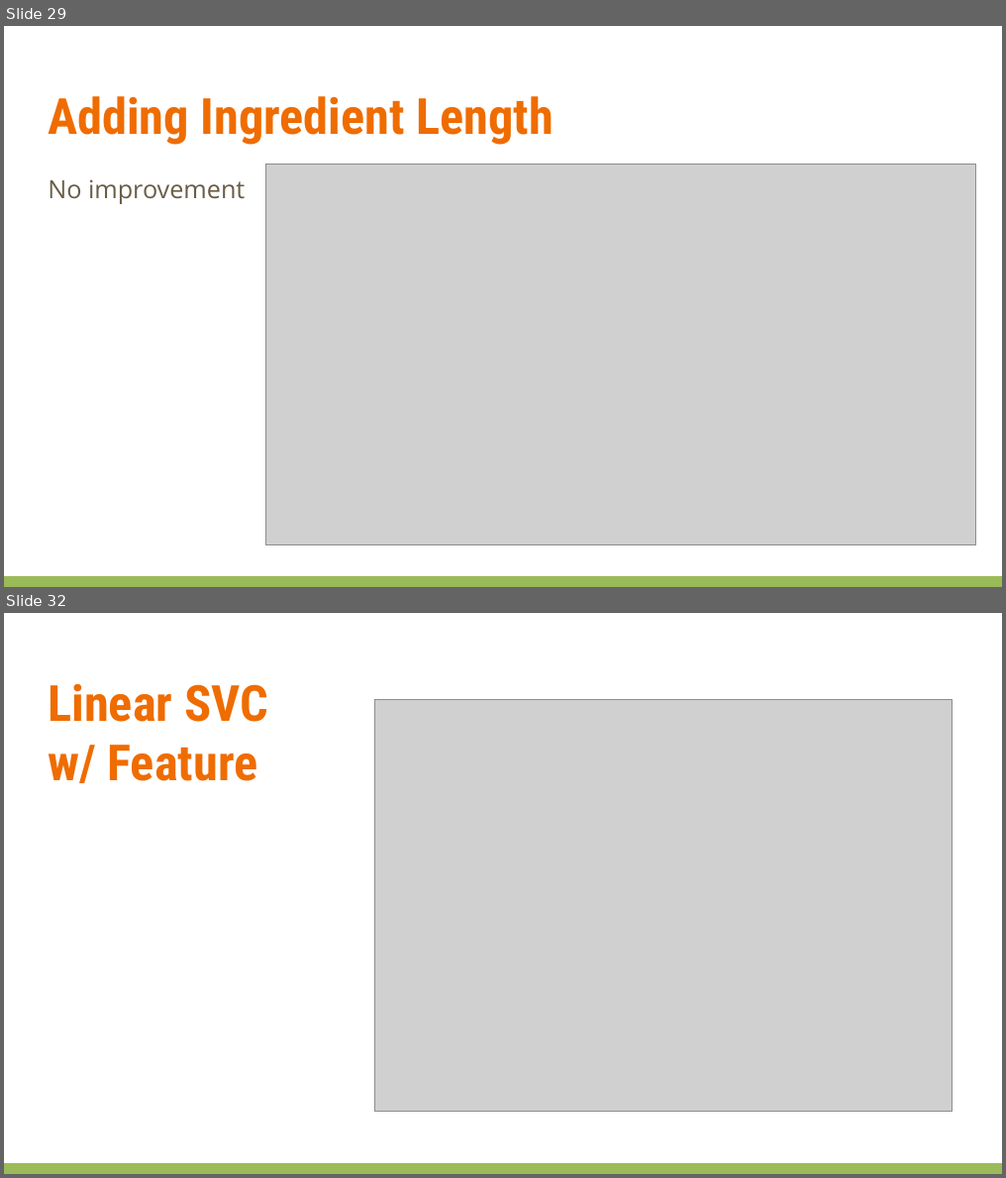
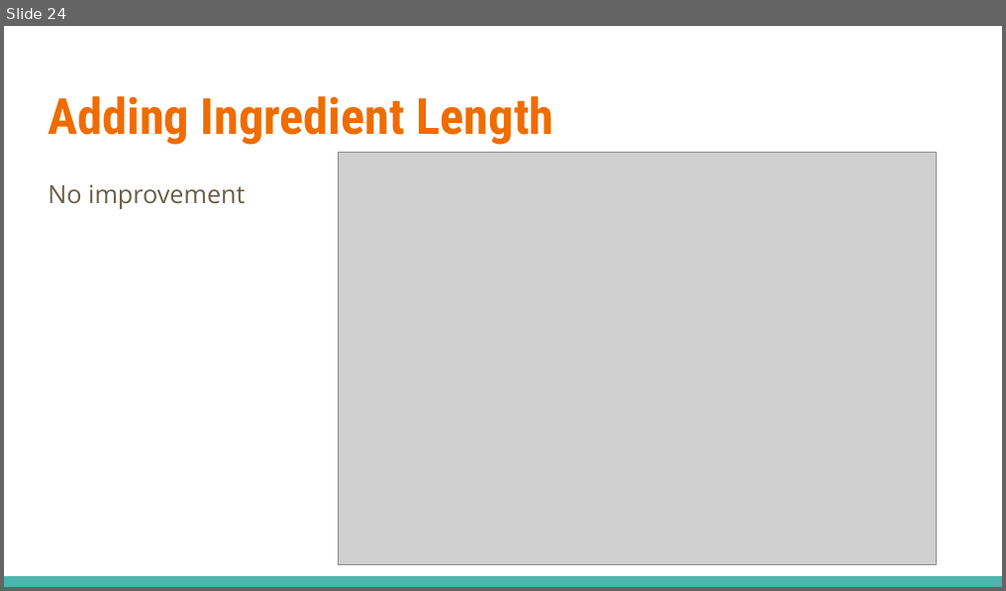
Before and after one commit to bluegrapes/DAT8Coursework, a slide deck: project2/What’s Cooking.pptx. Shown one above the other, each under a label of ours: slides 29 and 32 before the commit, slide 24 after it; the slides between them are not shown. The pictures are 1006x1178 and 1006x591 pixels, drawn with LibreOffice and Linux fonts; fonts in the diff are those of the drawing; grey boxes stand for pictures. Boxes give left, top, right and bottom in pixels: in the first picture for what was removed or moved away, otherwise in the second. Text is boxed around its words. In the diff, an @@ line names an element or a change of style, - is before the commit and + after.

```diff
--- a/project2/What’s Cooking.pptx
+++ b/project2/What’s Cooking.pptx
@@ slide 32 removed at (x1=4, y1=613, x2=1002, y2=1174), background #FFFFFF; not listed: 1 template element that a slide beside it also shows @@
@@ text removed at (x1=48, y1=683, x2=268, y2=783) @@
-Linear SVC
-w/ Feature
@@ picture removed at (x1=374, y1=699, x2=952, y2=1112) @@
@@ what was slide 29 is now slide 24 @@
@@ slide 24 changed as well @@
@@ text "No improvement" at (x1=48, y1=184, x2=245, y2=209): line spacing 1 to 1.15; more space between paragraphs @@
@@ picture resized from (x1=265, y1=165, x2=976, y2=546) to (x1=338, y1=152, x2=936, y2=565) @@
@@ rectangle at (x1=4, y1=576, x2=1002, y2=587): fill #9BBB59 to #4DB6AC @@
```
Also in this commit, not shown: 23 other slides changed, 3 slides added, 9 other slides removed, 1 other file.
